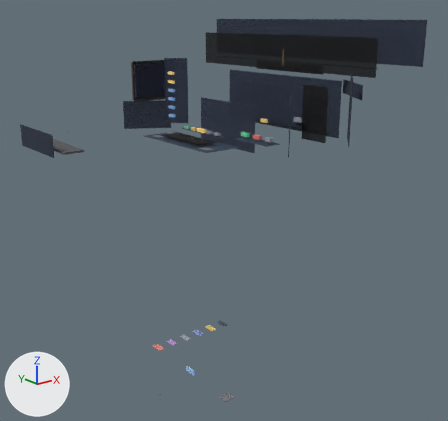
The glTF model more-room/world-mr/world.glb as it was, and as the next commit left it.
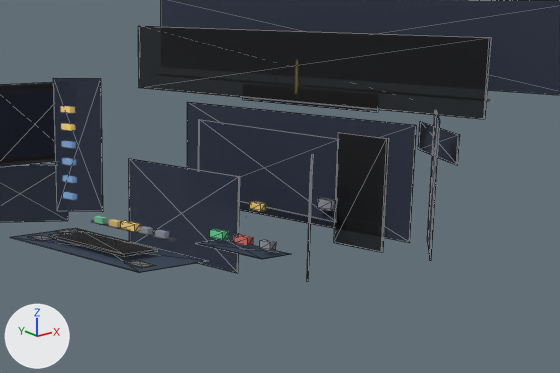
Each version appears first whole from a camera (50 mm lens) standing at (-5.4, -8.68, 2.81) and looking at (1.34, -0.25, -0.56), and next in a close-up on the part from 31% to 92% of the width and 5% to 48% of the height. Lighting does not change. The marker at lower left points along +X, +Y and +Z. The first two pictures are the older version. The close-ups show mesh edges as thin lines. Where no turn or scale is listed for an object, it has been applied to the vertices. Vertices at exactly the same position are counted once.

In view in the first close-up: 'DeskMat', 'PlateAbout', 'PlateCal', 'PlateModes', 'PlateOpen', 'PlateStage', 'PlateVip', 'PlateWindow', 'VeilCal', 'VeilDesk', 'VeilTasks', 'VeilWindow' and 24 more.
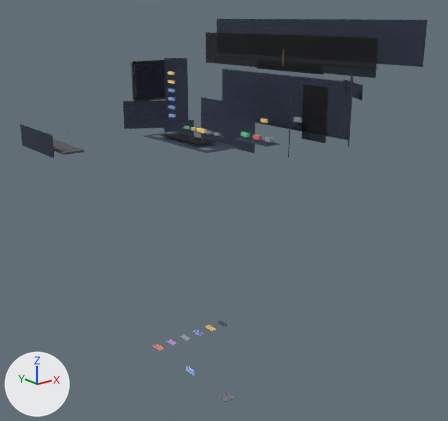
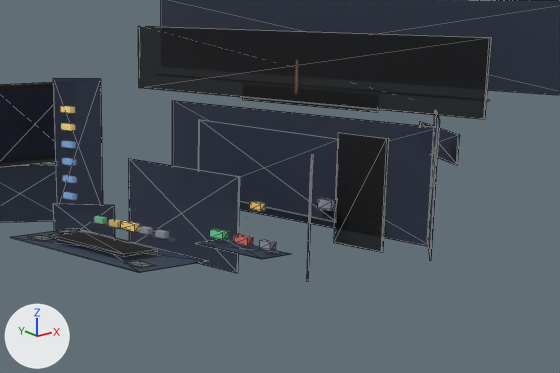
Patch to the scene script:
```diff
--- a/more-room/world-mr/world.glb.py
+++ b/more-room/world-mr/world.glb.py
@@ me_platestage @@
 # used by ob_platestage; location = (2.9, 0.0, 1.258)
-me_platestage.from_pydata(...)  # 8 vertices, 12 faces; spans x 0.0, y -1.51..1.51, z -0.5..0.5
+me_platestage.from_pydata(...)  # 8 vertices, 12 faces; spans x 0.0, y -1.75..1.75, z -0.5..0.5
+# me_platestage part 1: the whole mesh is scaled about its middle by (1, 1.16, 1)
 me_platestage.materials.append(mat_textplate)
@@ me_plateinbox @@
+me_plateinbox.from_pydata([(0.194, -0.222, -0.21), (-0.186, 0.229, -0.21), (-0.186, 0.229, 0.21), (0.194, -0.222, 0.21), (-0.194, 0.222, -0.21), (0.186, -0.229, -0.21), (0.186, -0.229, 0.21), (-0.194, 0.222, 0.21)], [], [(0, 1, 2), (0, 2, 3), (4, 5, 6), (4, 6, 7), (6, 3, 2), (6, 2, 7), (4, 1, 0), (4, 0, 5), (5, 0, 3), (5, 3, 6), (1, 4, 7), (1, 7, 2)])
+me_plateinbox.materials.append(mat_textplate)  # dark blue #273045
@@ ob_plateinbox @@
+ob_plateinbox = bpy.data.objects.new('PlateInbox', me_plateinbox)
+ob_plateinbox.location = (1.332, 1.122, 0.708)
```

Boxes [x1, y1, x2, y2] around the edits, measured in the close-ups (560 x 373 px):
'PlateStage', rescaled (14% wider): before [187, 102, 416, 243]; after [172, 101, 433, 246]
'PlateInbox', added: after [53, 203, 115, 238]
